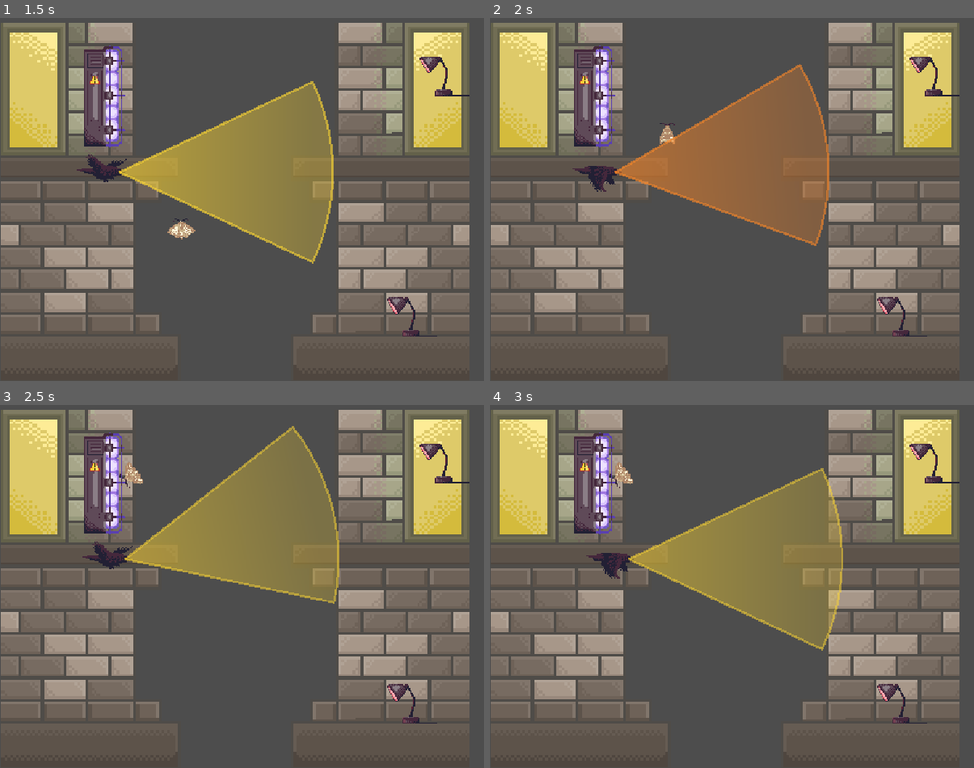
Above: before the commit, frames 1-4 (two rows, left to right).
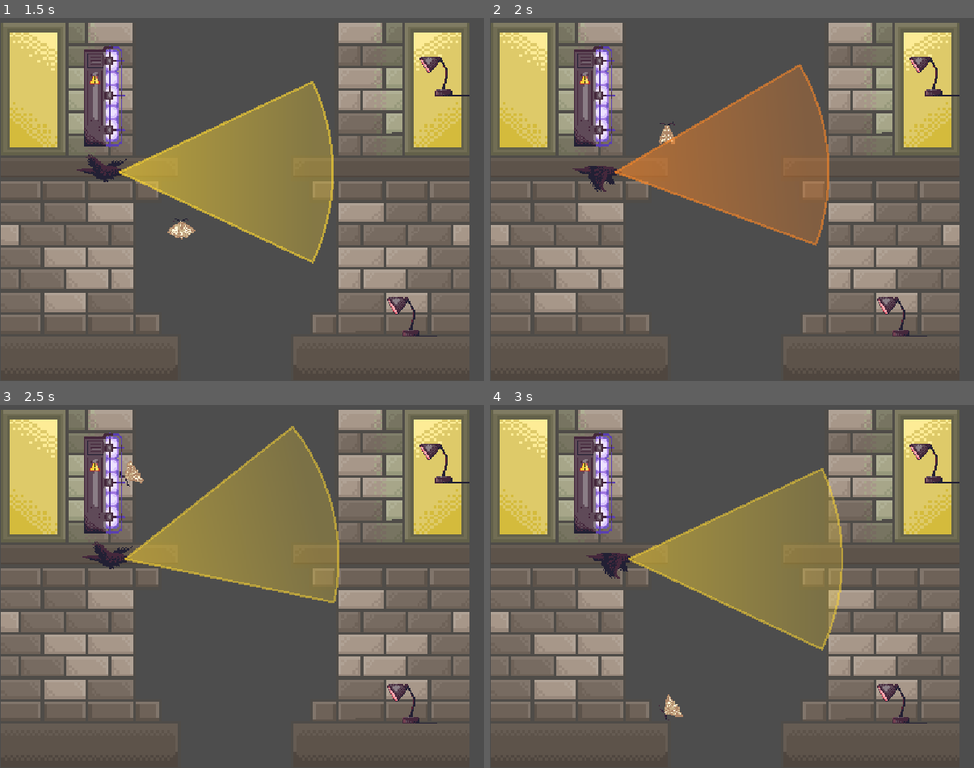
Above: after the commit, the same moments.

Repository: Vsbs14/Moth
Game: Godot game, scene res://Scenes/test.tscn
The game is run twice, just before and just after one commit, with the same random seed, the same clock (stepped at 60 frames per second) and the same inputs. This scene is started directly instead of the project's main scene.
Inputs:
- Up to frame 1 (1.5 s): tap Enter at 0.5 s; hold W (fly_up) from 0.53 s (still down); tap E (interact) at 0.6, 1.35 s
- Up to frame 2 (2 s): keep holding W (fly_up)
- Up to frame 3 (2.5 s): release W (fly_up) at 2.03 s; hold A (move_left) from 2.03 s (still down); tap Space (resist) at 2.1 s; tap E (interact) at 2.3 s
- Up to frame 4 (3 s): keep holding A (move_left); tap Q at 2.85 s

Frame 1 is identical in both runs. In frame 2, 0.1% of the frame differs, in the area x 28-71%, y 13-63%; in frame 3, 0.2%; in frame 4, 0.3%, in the area x 24-40%, y 15-87%.

Commit message:
Fix audio issue

Diff:
--- a/moth/Moth/moth.tscn
+++ b/moth/Moth/moth.tscn
@@ -3,6 +3,7 @@
 [ext_resource type="Script" uid="uid://dchstbrrudx1c" path="res://Scripts/moth.gd" id="1_l1t07"]
 [ext_resource type="Texture2D" uid="uid://b1u8k6qhnnle6" path="res://Moth/moth_flying.png" id="2_ehlqv"]
 [ext_resource type="AudioStream" uid="uid://ba471ka4uguqb" path="res://Assets/sfx/singleFlap.mp3" id="3_ja8pd"]
+[ext_resource type="AudioStream" uid="uid://o01fww4tae5t" path="res://Assets/sfx/wingFlap.mp3" id="4_jwcyr"]
 
 [sub_resource type="AtlasTexture" id="AtlasTexture_qc4db"]
 atlas = ExtResource("2_ehlqv")
@@ -91,6 +92,13 @@
 [sub_resource type="CircleShape2D" id="CircleShape2D_ys1qc"]
 radius = 200.0
 
+[sub_resource type="AudioStreamRandomizer" id="AudioStreamRandomizer_fxhle"]
+random_pitch = 1.0656005
+random_volume_offset_db = 2.0
+streams_count = 2
+stream_0/stream = ExtResource("3_ja8pd")
+stream_1/stream = ExtResource("4_jwcyr")
+
 [node name="Moth" type="CharacterBody2D" unique_id=2137123087]
 script = ExtResource("1_l1t07")
 pull_detect_radius = 200.0
@@ -108,5 +116,5 @@
 [node name="CircleShape2D" type="CollisionShape2D" parent="LightDetectArea" unique_id=972884719]
 shape = SubResource("CircleShape2D_ys1qc")
 
-[node name="AudioStreamPlayer2D" type="AudioStreamPlayer2D" parent="." unique_id=919262562]
-stream = ExtResource("3_ja8pd")
+[node name="single_flap" type="AudioStreamPlayer2D" parent="." unique_id=919262562]
+stream = SubResource("AudioStreamRandomizer_fxhle")
--- a/moth/Scenes/test.tscn
+++ b/moth/Scenes/test.tscn
@@ -53,7 +53,6 @@
 [node name="Bird" parent="." unique_id=1255274868 instance=ExtResource("6_i3aeo")]
 position = Vector2(48, 260)
 scale = Vector2(2, 2)
-cone_origin = null
 color_calm = Color(1, 0.85, 0.2, 0.22)
 color_alert = Color(0.95, 0.1, 0.1, 0.45)
 color_cooldown = Color(0.6, 0.6, 0.6, 0.1)
--- a/moth/Scripts/moth.gd
+++ b/moth/Scripts/moth.gd
@@ -40,7 +40,8 @@
 var is_being_pulled := false
 var pull_exposure_time := 0.0   # seconds spent continuously inside a light's pull range; resets to 0 the moment you leave range
 
-var current_altitude := 0.0   # set externally or derived from -global_position.y
+var current_altitude := 0.0   # px above the spawn point, updated every frame while alive
+var start_y := 0.0            # spawn height; altitude is measured from here
 var is_dead := false
 
 var respawn_position: Vector2   # last checkpoint reached; where the moth respawns on death. Defaults to spawn position until a checkpoint is hit.
@@ -50,11 +51,12 @@
 
 @onready var sprite: AnimatedSprite2D = $AnimatedSprite2D
 @onready var detect_area: Area2D = $LightDetectArea  # Area2D w/ CollisionShape2D radius = pull_detect_radius
-@onready var single_flap: AudioStreamPlayer2D = get_node_or_null("singleFlap")
+@onready var single_flap: AudioStreamPlayer2D = get_node_or_null("single_flap")
 
 func _ready() -> void:
 	add_to_group("moth")
 	respawn_position = global_position
+	start_y = global_position.y
 	_sync_pull_detect_radius()
 	# Deferred so it runs after every other node in the scene has finished
 	# its own _ready() -- otherwise, if Moth appears earlier in the scene
@@ -104,7 +106,12 @@
 	if is_dead:
 		return
 
+	# Altitude above spawn, drives pull strength scaling
+	current_altitude = maxf(0.0, start_y - global_position.y)
+
 	var steer_input := Input.get_axis("move_left", "move_right")
+	if Input.is_action_just_pressed("interact"):
+		interact()
 	var climb_pressed := Input.is_action_pressed("fly_up")
 	var dive_pressed := Input.is_action_pressed("ui_down")
 
@@ -139,9 +146,13 @@
 	else:
 		stamina = min(max_stamina, stamina + stamina_regen * delta)
 
-	# TEMP: only plays if the singleFlap AudioStreamPlayer2D node exists in this scene
-	if single_flap and !Input.is_action_pressed("fly_up"):
-		single_flap.play()
+	# Flap SFX loops while climbing, stops otherwise.
+	# (Loop must be ticked in the mp3's Import tab for a continuous sound.)
+	if single_flap:
+		if is_climbing and not single_flap.playing:
+			single_flap.play()
+		elif not is_climbing and single_flap.playing:
+			single_flap.stop()
 
 	# 2. Vertical Velocity -- normal flight control, always active. While being
 	# pulled and the player isn't actively climbing/diving, the moth drifts
@@ -313,6 +324,8 @@
 	var best_dist := INF
 
 	for body in detect_area.get_overlapping_areas():
+		# pull_strength > 0 skips silent lights (checkpoints) so they can't
+		# steal the "nearest light" slot from a real hazard.
 		if body is Light and body.is_attracting() and body.pull_strength > 0.0:
 			var d := global_position.distance_to(body.global_position)
 			if d < best_dist:
@@ -326,7 +339,7 @@
 	for area in detect_area.get_overlapping_areas():
 		if area is Light:
 			var d := global_position.distance_to(area.global_position)
-			if d <= pull_detect_radius * 0.25:  # tighter range than sensing/pull
+			if d <= pull_detect_radius * 0.6:
 				area.toggle()
 				return  # only toggle the closest one
 
@@ -336,6 +349,8 @@
 		return
 	is_dead = true
 	velocity = Vector2.ZERO
+	if single_flap:
+		single_flap.stop()
 	sprite.play("death") if sprite.sprite_frames.has_animation("death") else sprite.stop()
 	print("[DEATH] respawning at ", respawn_position)
 	await get_tree().create_timer(0.6).timeout   # brief pause so the death pose/anim actually reads before snapping back
Not shown, changed: moth/Assets/sfx/wingFlap.mp3.import
